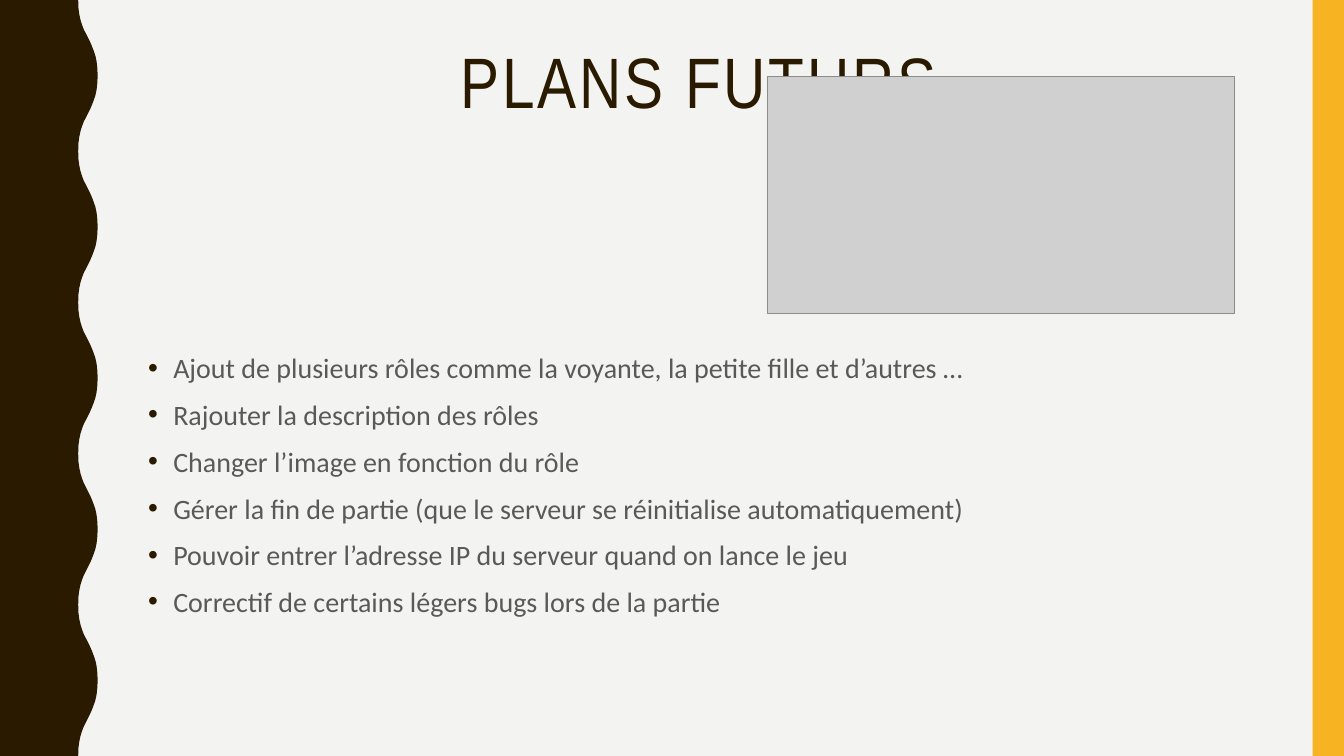
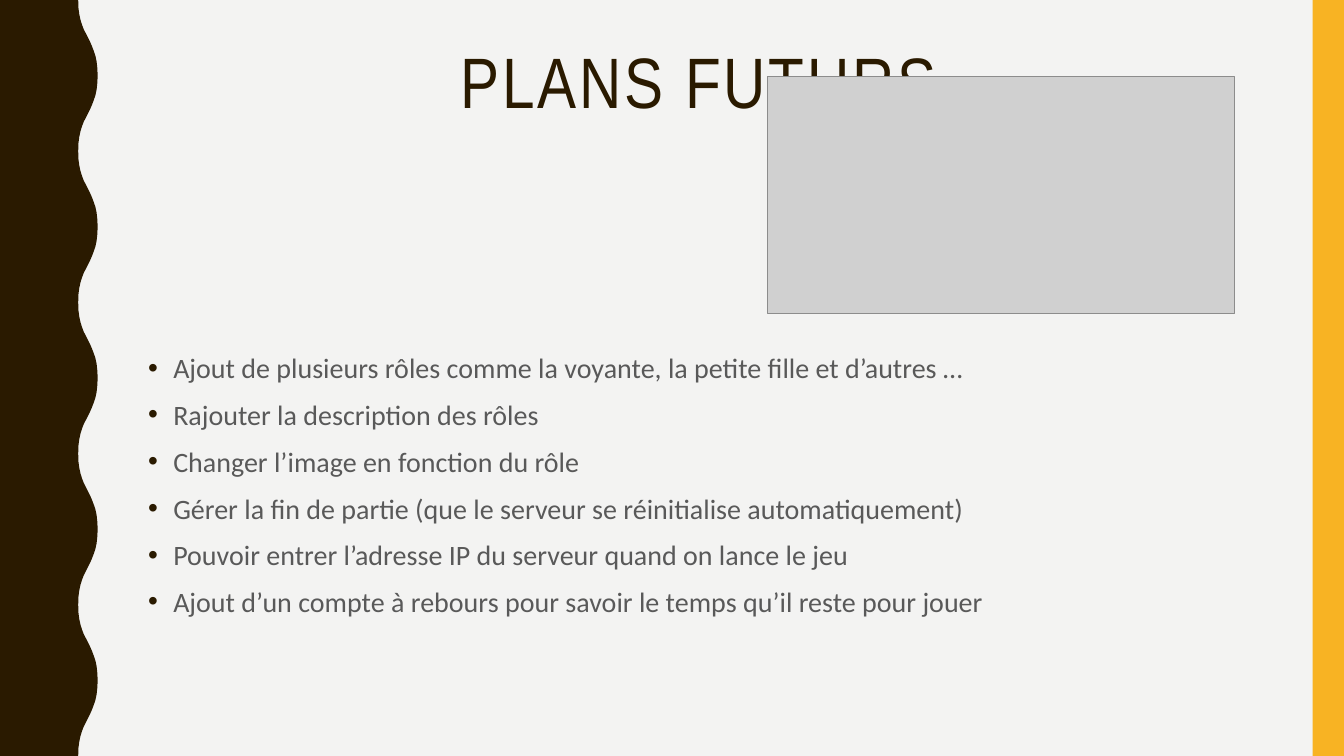
Before and after one commit to cegepmatane/projet-graphique-2018-hiver-VinSey1, a slide deck: slide 5 of doc/Presentation/Présentation_20_03_18_loup_garou.pptx. Drawn at 1344x756 pixels with LibreOffice and Linux fonts; fonts in the diff are those of the drawing; grey boxes stand for pictures. Boxes give left, top, right and bottom in pixels: in the first picture for what was removed or moved away, otherwise in the second. Text is boxed around its words. In the diff, an @@ line names an element or a change of style, - is before the commit and + after.

Commit message:
ajout d'un problème references #60

```diff
--- a/doc/Presentation/Présentation_20_03_18_loup_garou.pptx
+++ b/doc/Presentation/Présentation_20_03_18_loup_garou.pptx
@@ text at <box>173,592,983,617</box>: text changed @@
-• Correctif de certains légers bugs lors de la partie
+• Ajout d’un compte à rebours pour savoir le temps qu’il reste pour jouer
```
